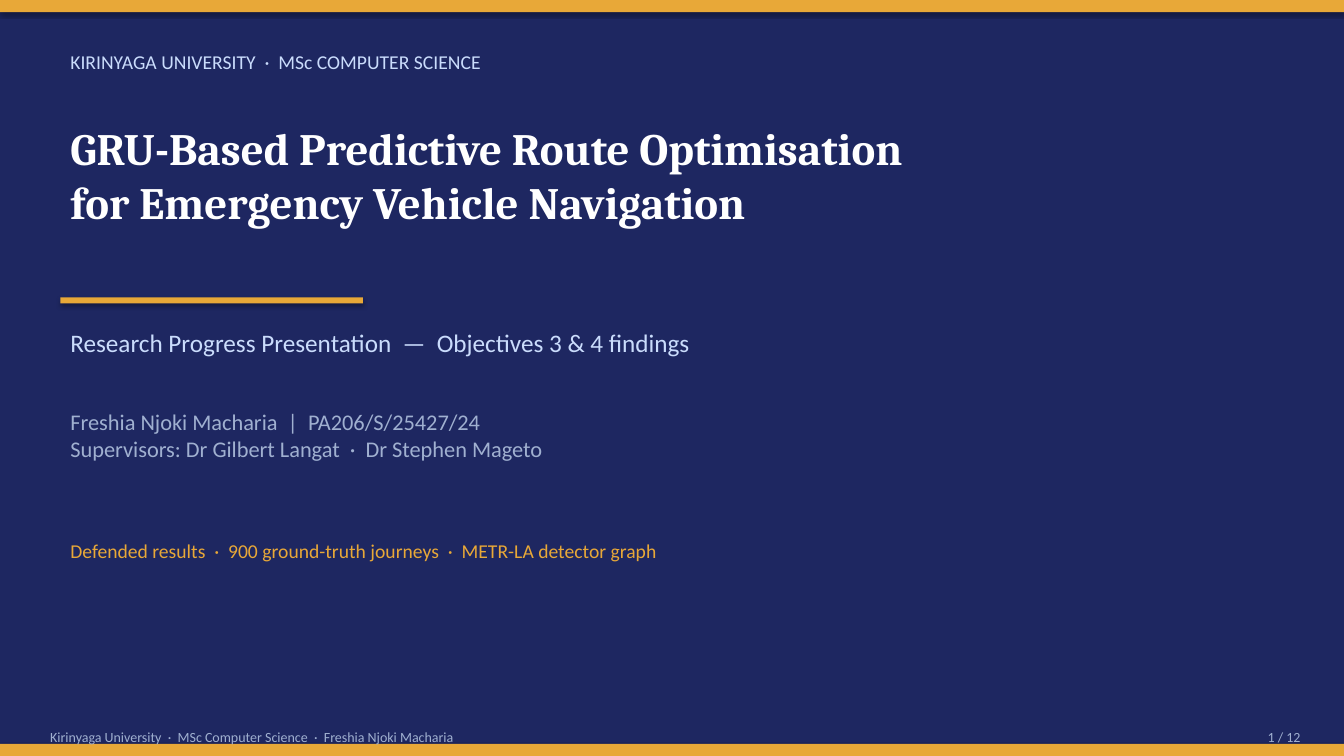
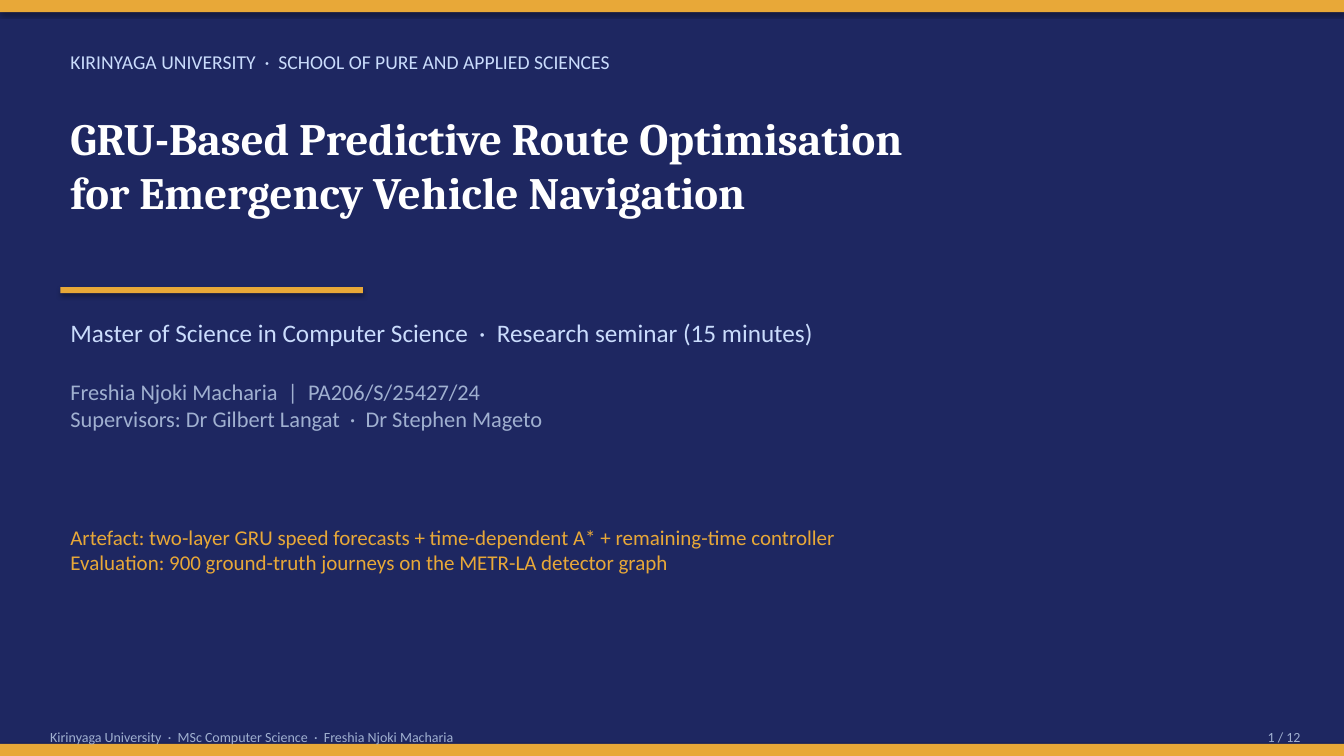
Before and after one commit to Freshia-Njoki/Emergency_Routing, a slide deck: slide 1 of docs/Freshia_Njoki_Obj34_Findings_Presentation.pptx. Drawn at 1344x756 pixels with LibreOffice and Linux fonts; fonts in the diff are those of the drawing. Boxes give left, top, right and bottom in pixels: in the first picture for what was removed or moved away, otherwise in the second. Text is boxed around its words. In the diff, an @@ line names an element or a change of style, - is before the commit and + after.

```diff
--- a/docs/Freshia_Njoki_Obj34_Findings_Presentation.pptx
+++ b/docs/Freshia_Njoki_Obj34_Findings_Presentation.pptx
@@ text at (x1=70, y1=56, x2=610, y2=69): text changed @@
-KIRINYAGA UNIVERSITY · MSc COMPUTER SCIENCE
+KIRINYAGA UNIVERSITY · SCHOOL OF PURE AND APPLIED SCIENCES
@@ text "GRU-Based Predictive Route Optimisation for ..." moved from (x1=70, y1=134, x2=902, y2=229) to (x1=70, y1=124, x2=902, y2=219) @@
@@ rectangle moved from (x1=60, y1=297, x2=363, y2=303) to (x1=60, y1=287, x2=363, y2=293) @@
@@ text at (x1=70, y1=324, x2=812, y2=346): text changed @@
-Research Progress Presentation — Objectives 3 & 4 findings
+Master of Science in Computer Science · Research seminar (15 minutes)
@@ text "Freshia Njoki Macharia | PA206/S/25427/24 ..." moved from (x1=70, y1=414, x2=542, y2=461) to (x1=70, y1=384, x2=542, y2=431) @@
@@ text at (x1=70, y1=530, x2=834, y2=574): text changed; size 14 to 15 pt @@
-Defended results · 900 ground-truth journeys · METR-LA detector graph
+Artefact: two-layer GRU speed forecasts + time-dependent A* + remaining-time controller
+Evaluation: 900 ground-truth journeys on the METR-LA detector graph
```
Also in this commit, not shown: 6 other slides changed, 5 slides added, 5 slides removed, 12 other files.
